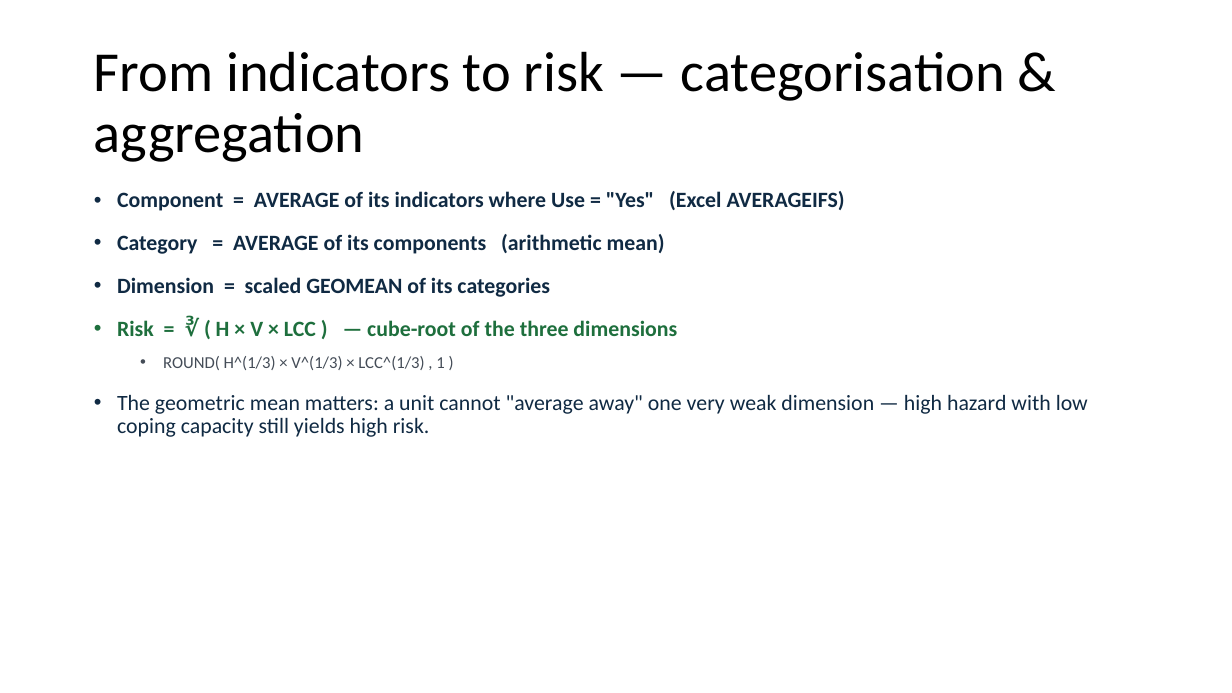
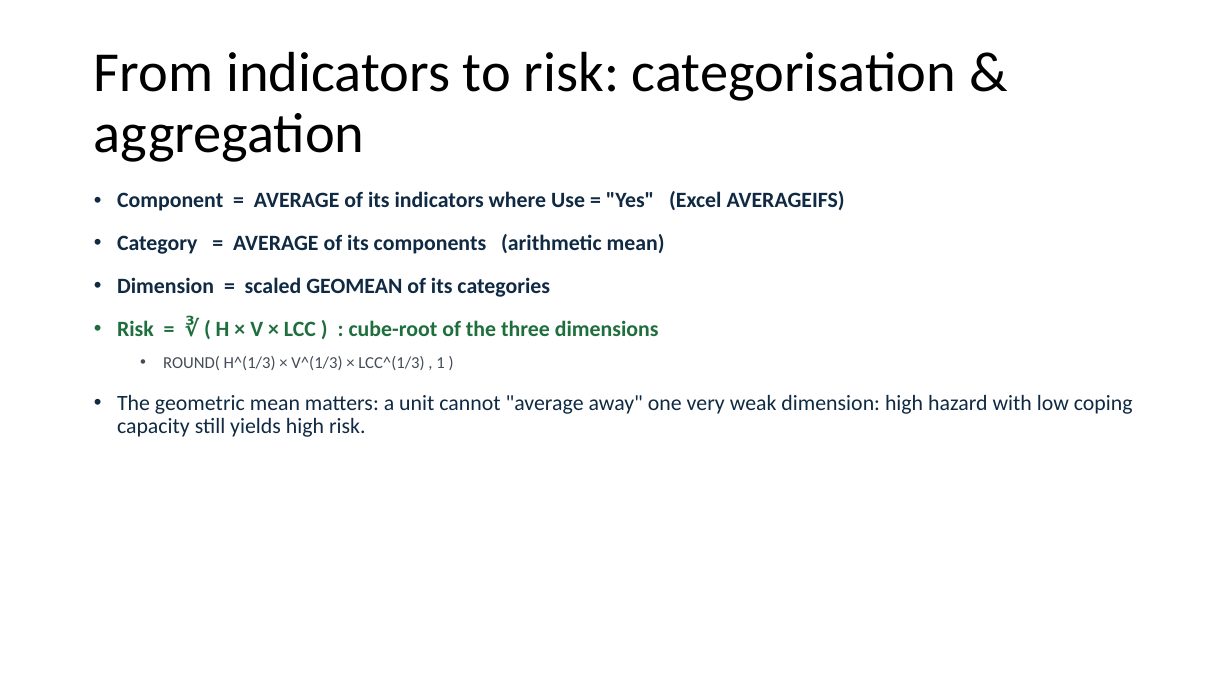
Before and after one commit to masuby/model, a slide deck: slide 5 of docs/INFORM_Tanzania_SADC_format.pptx. Drawn at 1232x693 pixels with LibreOffice and Linux fonts; fonts in the diff are those of the drawing; background and template pictures are left out. Boxes give left, top, right and bottom in pixels: in the first picture for what was removed or moved away, otherwise in the second. Text is boxed around its words. In the diff, an @@ line names an element or a change of style, - is before the commit and + after.

```diff
--- a/docs/INFORM_Tanzania_SADC_format.pptx
+++ b/docs/INFORM_Tanzania_SADC_format.pptx
@@ title at (94,51,956,162): text changed @@
-From indicators to risk — categorisation & aggregation
+From indicators to risk: categorisation & aggregation
@@ text at (117,320,659,336): text changed @@
-• Risk = ∛ ( H × V × LCC ) — cube-root of the three dimensions
+• Risk = ∛ ( H × V × LCC ) : cube-root of the three dimensions
@@ text at (117,395,1133,437): text changed @@
-• The geometric mean matters: a unit cannot "average away" one very weak dimension — high hazard with low coping capacity still yields high risk.
+• The geometric mean matters: a unit cannot "average away" one very weak dimension: high hazard with low coping capacity still yields high risk.
```
Also in this commit, not shown: 10 other slides changed, 55 other files.
